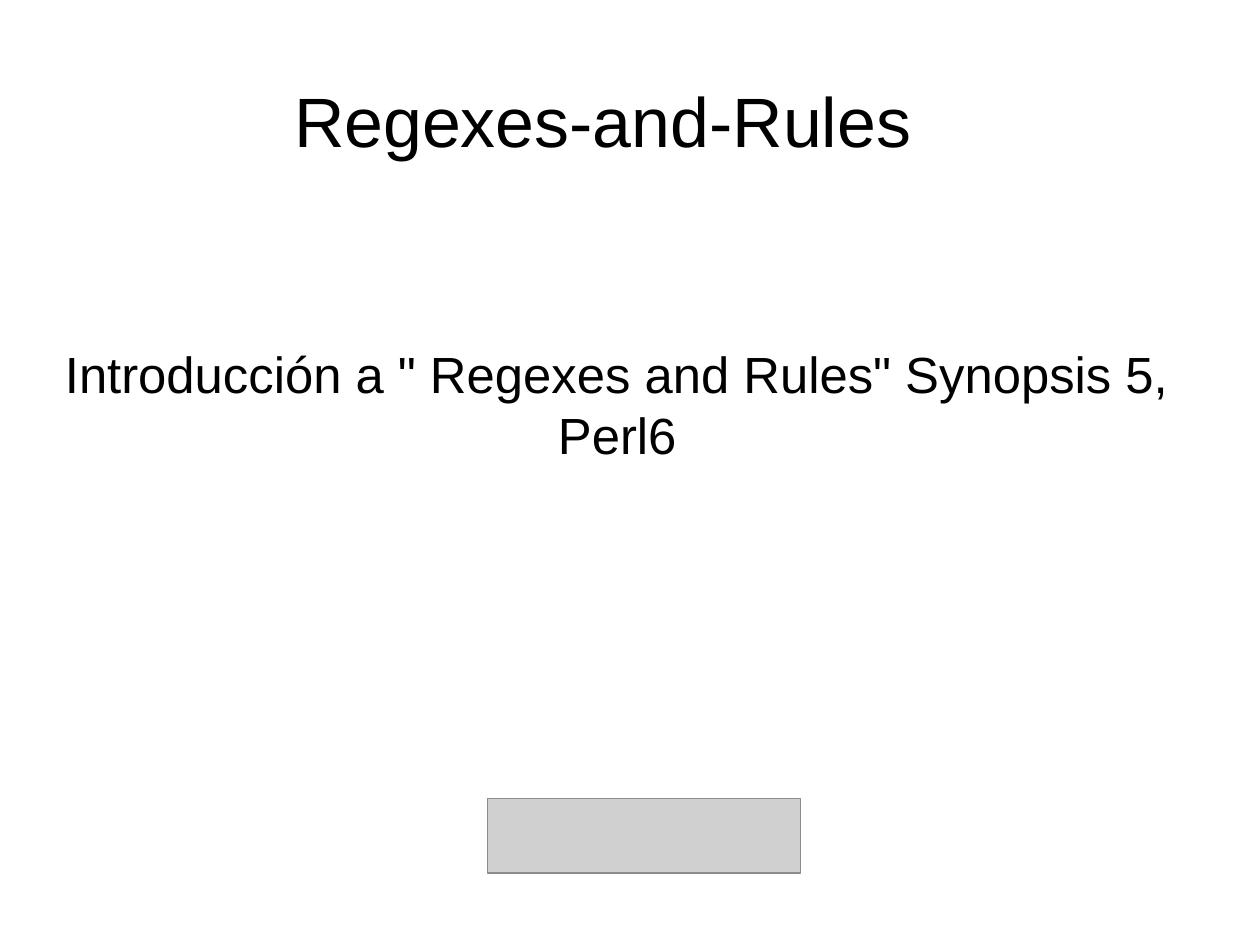
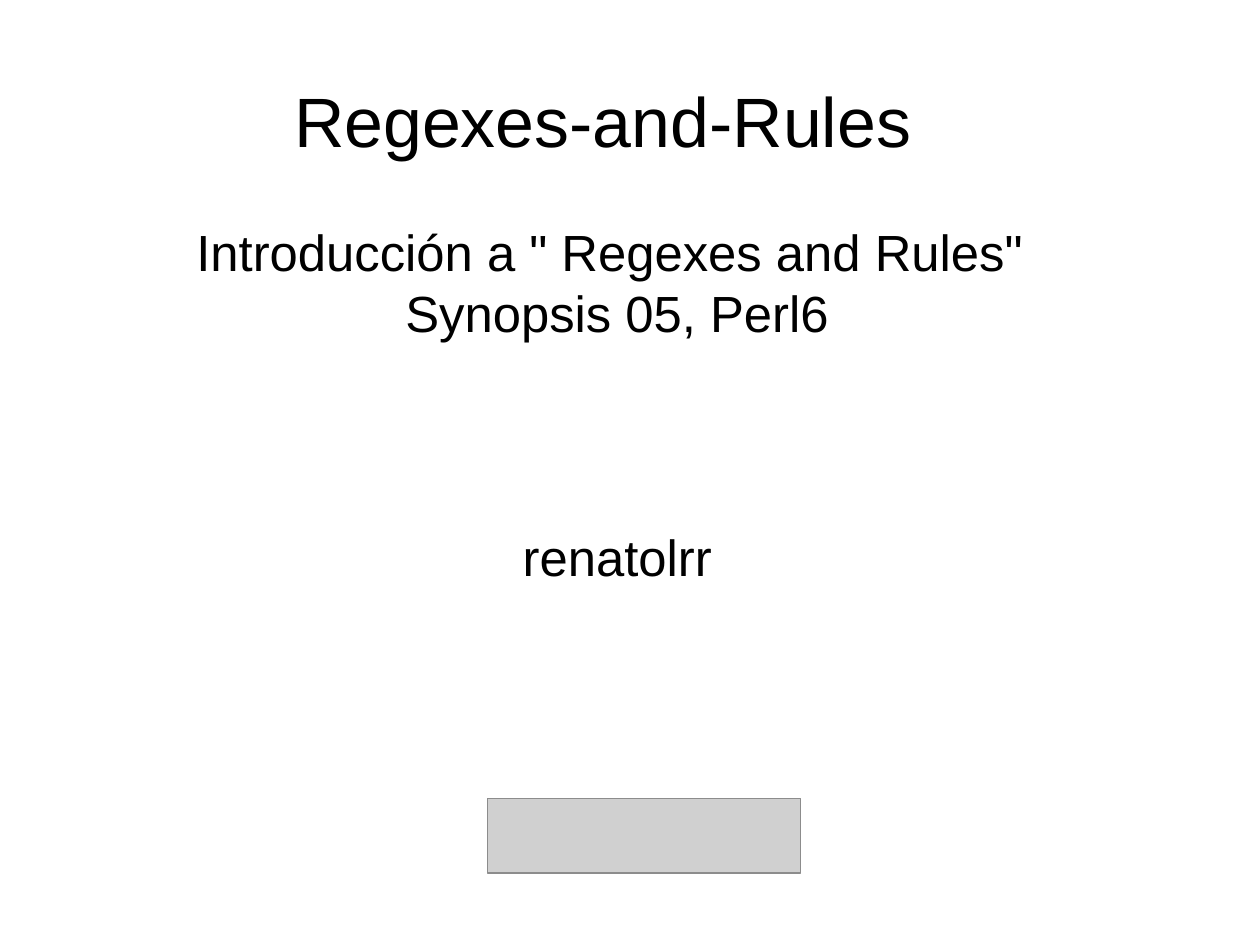
Before and after one commit to renatolrr/Regexes-and-Rules, a slide deck: slide 1 of impress/odp/Regexes-and-Rules.odp. Drawn at 1260x945 pixels with LibreOffice and Linux fonts; fonts in the diff are those of the drawing; grey boxes stand for pictures. Boxes give left, top, right and bottom in pixels: in the first picture for what was removed or moved away, otherwise in the second. Text is boxed around its words. In the diff, an @@ line names an element or a change of style, - is before the commit and + after.

```diff
--- a/impress/odp/Regexes-and-Rules.odp
+++ b/impress/odp/Regexes-and-Rules.odp
@@ subtitle at box(196, 233, 1023, 577): text changed @@
-Introducción a " Regexes and Rules" Synopsis 5, Perl6
+Introducción a " Regexes and Rules"
+Synopsis 05, Perl6
+renatolrr
```
Also in this commit, not shown: 5 other slides changed, 8 slides added, 1 slide removed, 2 other files.
